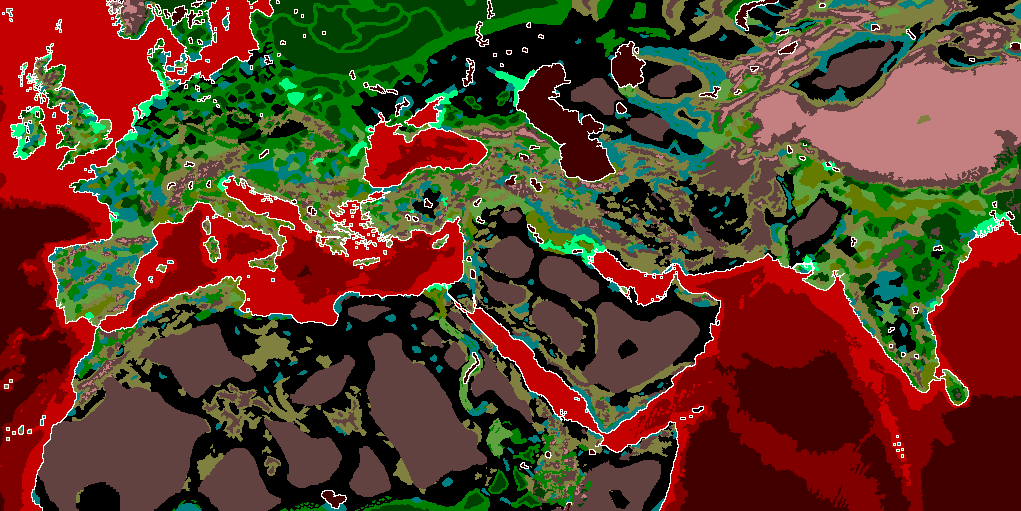
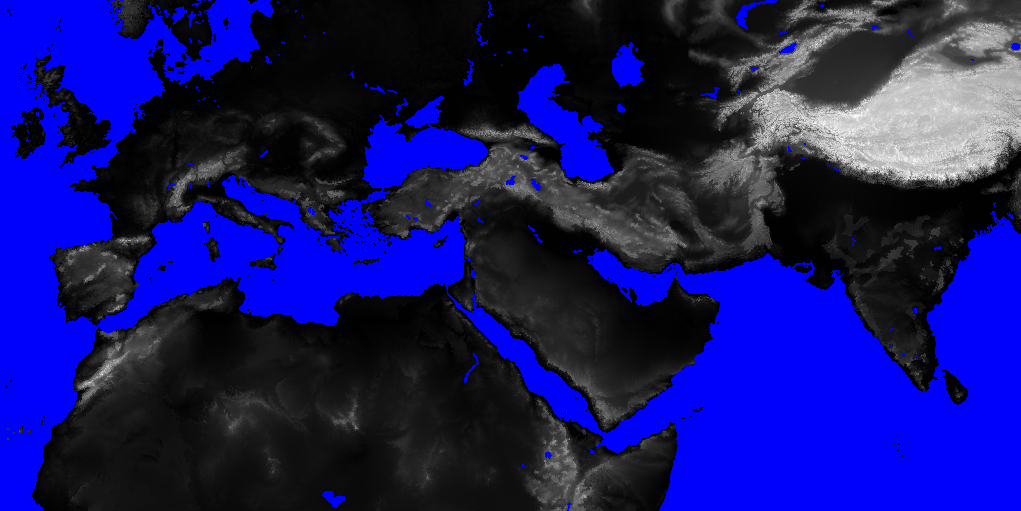
Before/after of a 1021x511 layered artwork. What changed in the layer stack:
showed "map_heights", painted on it over [0, 0, 1021, 511]
hid "map_ground_types_blocked_access", painted on it over [25, 0, 1020, 511]
painted on "map_ground_types" over [47, 60, 576, 234]
